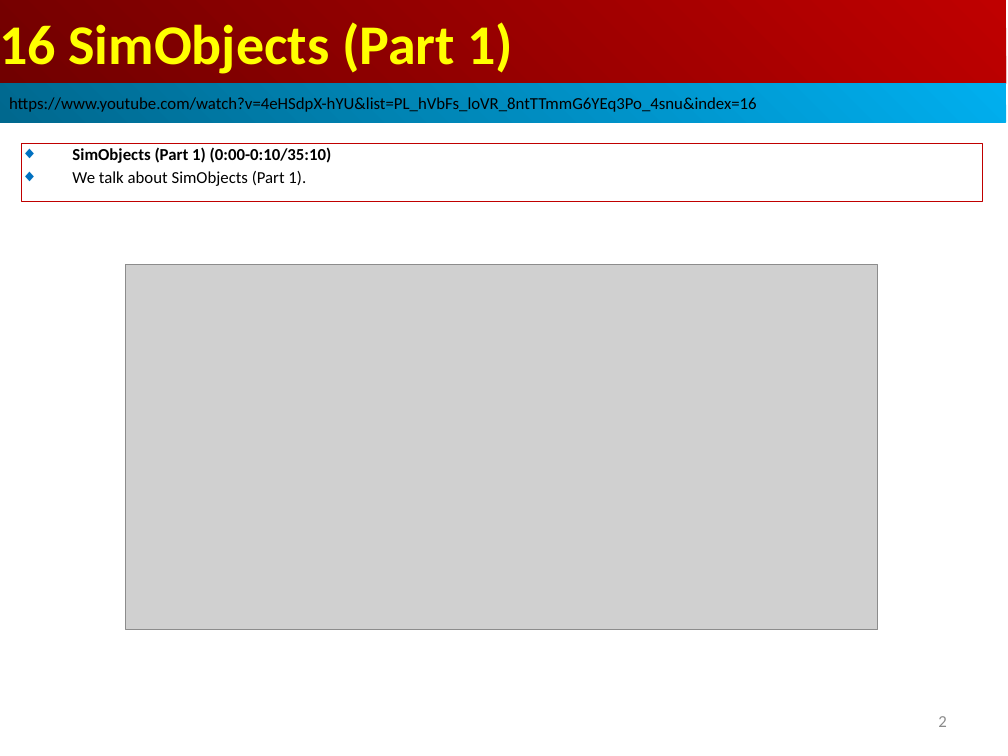
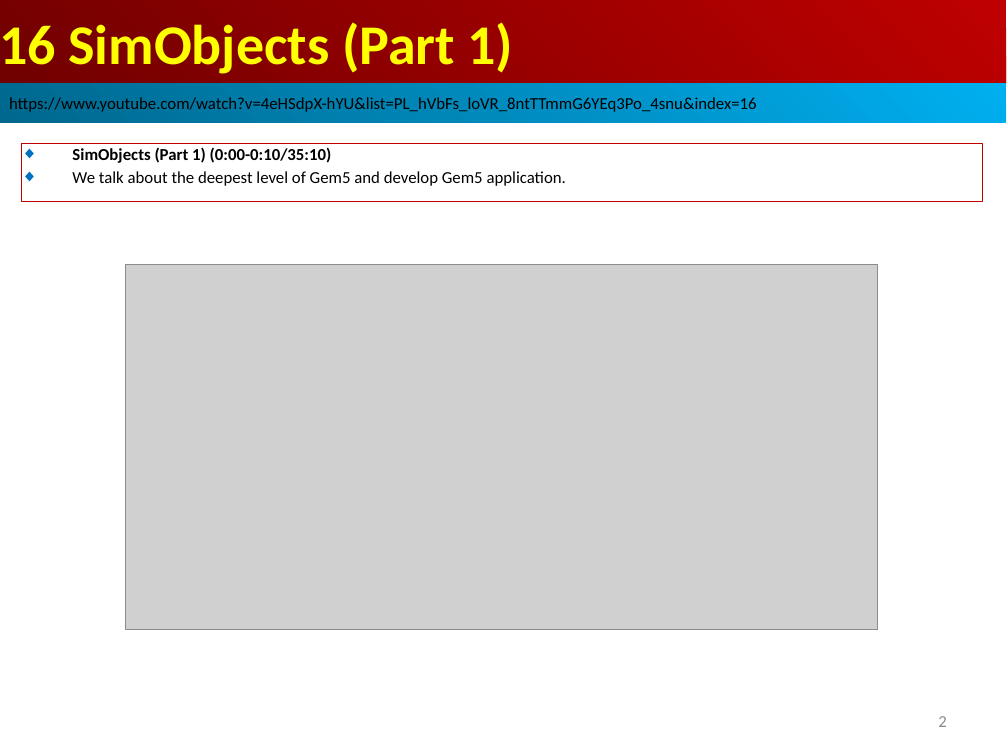
Before and after one commit to peterhchen/AIU_CS850_Gem5_McPAT, a slide deck: slide 2 of 050_Gem5/016.SimObj_01/000_Video/016.SimObj_01.ppt. Drawn at 1008x756 pixels with LibreOffice and Linux fonts; fonts in the diff are those of the drawing; grey boxes stand for pictures. Boxes give left, top, right and bottom in pixels: in the first picture for what was removed or moved away, otherwise in the second. Text is boxed around its words. In the diff, an @@ line names an element or a change of style, - is before the commit and + after.

```diff
--- a/050_Gem5/016.SimObj_01/000_Video/016.SimObj_01.ppt
+++ b/050_Gem5/016.SimObj_01/000_Video/016.SimObj_01.ppt
@@ text in rectangle at [72, 171, 566, 186]: text changed @@
-◆ We talk about SimObjects (Part 1).
+◆ We talk about the deepest level of Gem5 and develop Gem5 application.
```
